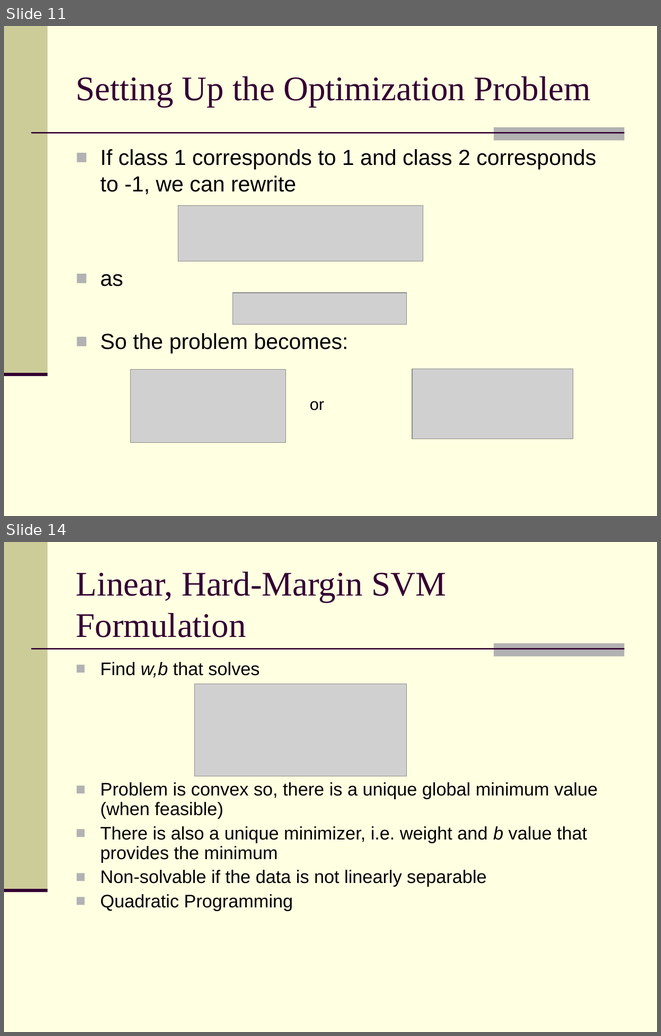
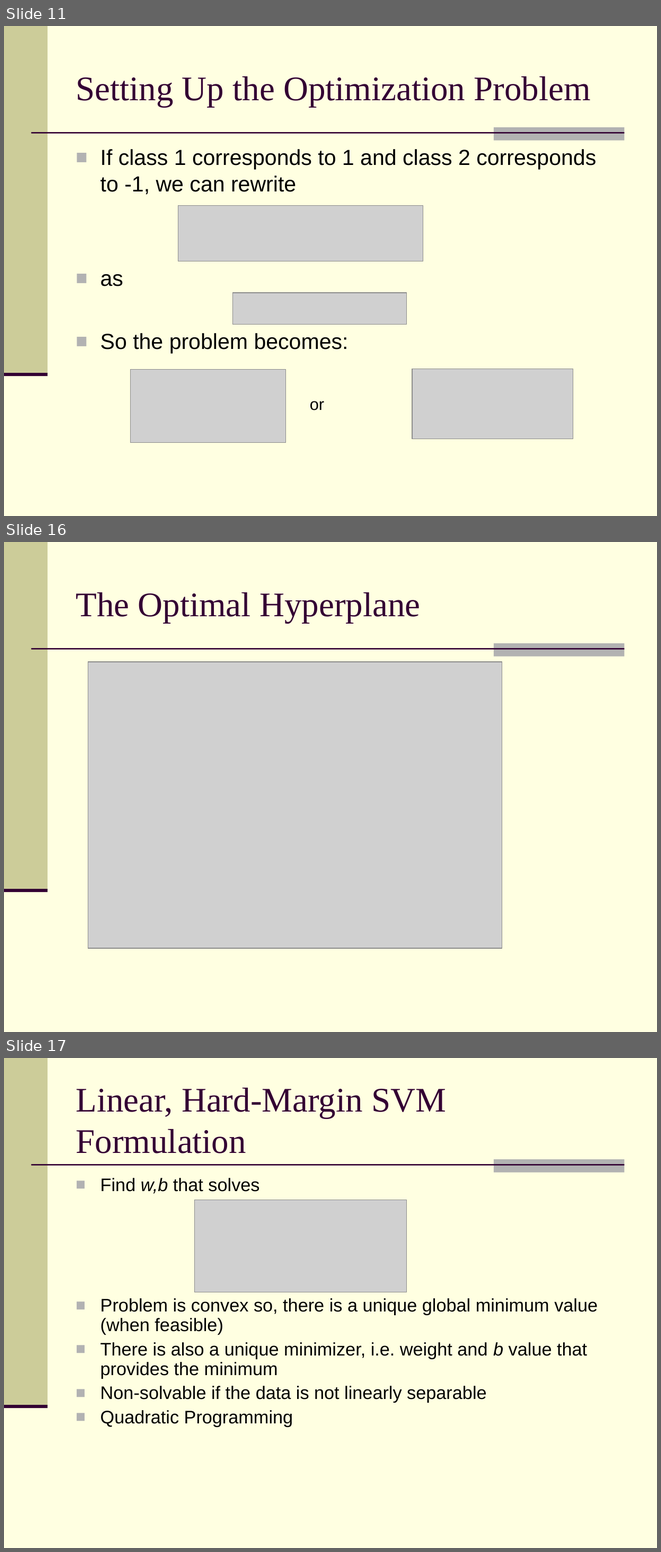
Before and after one commit to clickwise/user_click, a slide deck: docs/Introduction to Machine Learning.ppt. Shown one above the other, each under a label of ours: slides 11 and 14 before the commit, slides 11, 16 and 17 after it; the slides between them are not shown. The pictures are 661x1036 and 661x1552 pixels, drawn with LibreOffice and Linux fonts; fonts in the diff are those of the drawing; grey boxes stand for pictures. Boxes give left, top, right and bottom in pixels: in the first picture for what was removed or moved away, otherwise in the second. Text is boxed around its words. In the diff, an @@ line names an element or a change of style, - is before the commit and + after.

```diff
--- a/docs/Introduction to Machine Learning.ppt
+++ b/docs/Introduction to Machine Learning.ppt
@@ slide 16 added at (4,542,657,1032), background #FFFFE1; not listed: 4 template elements that a slide beside it also shows @@
@@ title added at (76,592,420,623), 38 pt, text #330033 @@
+The Optimal Hyperplane
@@ picture added at (88,661,502,948) @@
@@ what was slide 14 is now slide 17 @@
```
Also in this commit, not shown: 4 slides changed, 4 other slides added, 3 slides removed, 3 other files.
